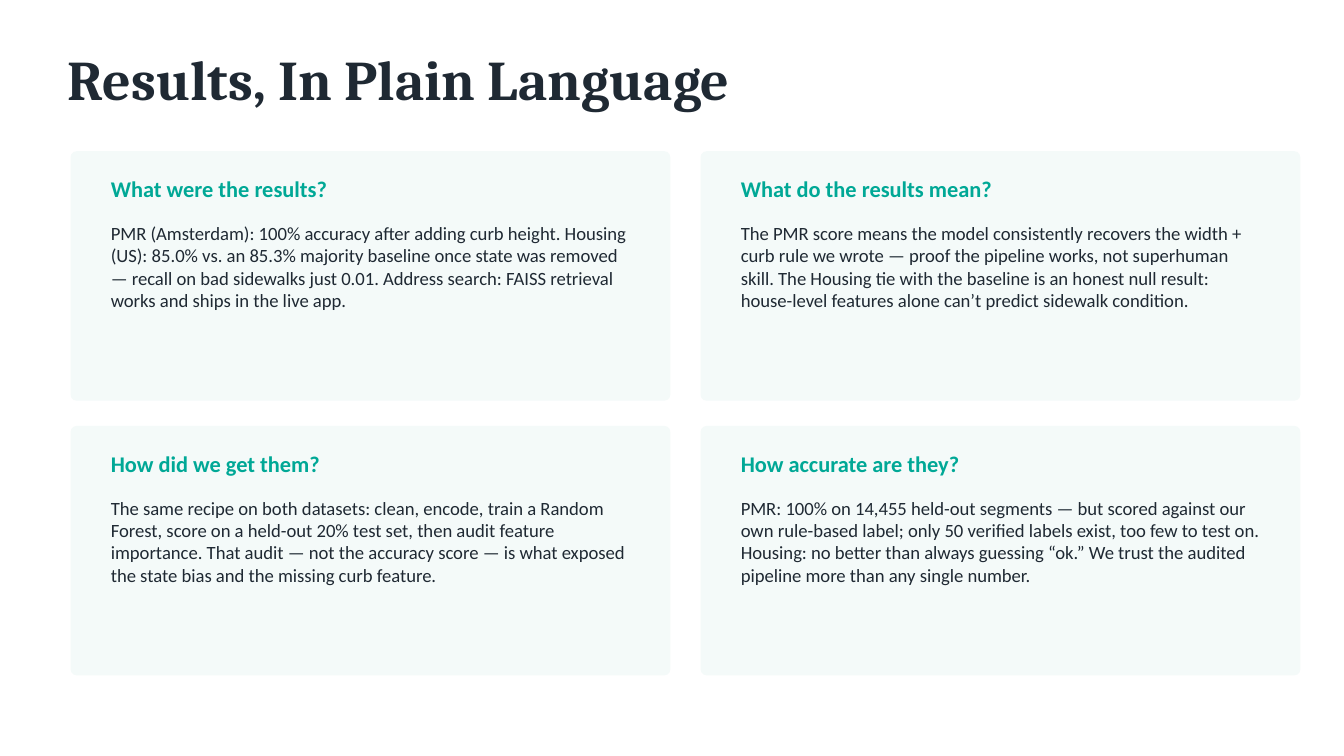
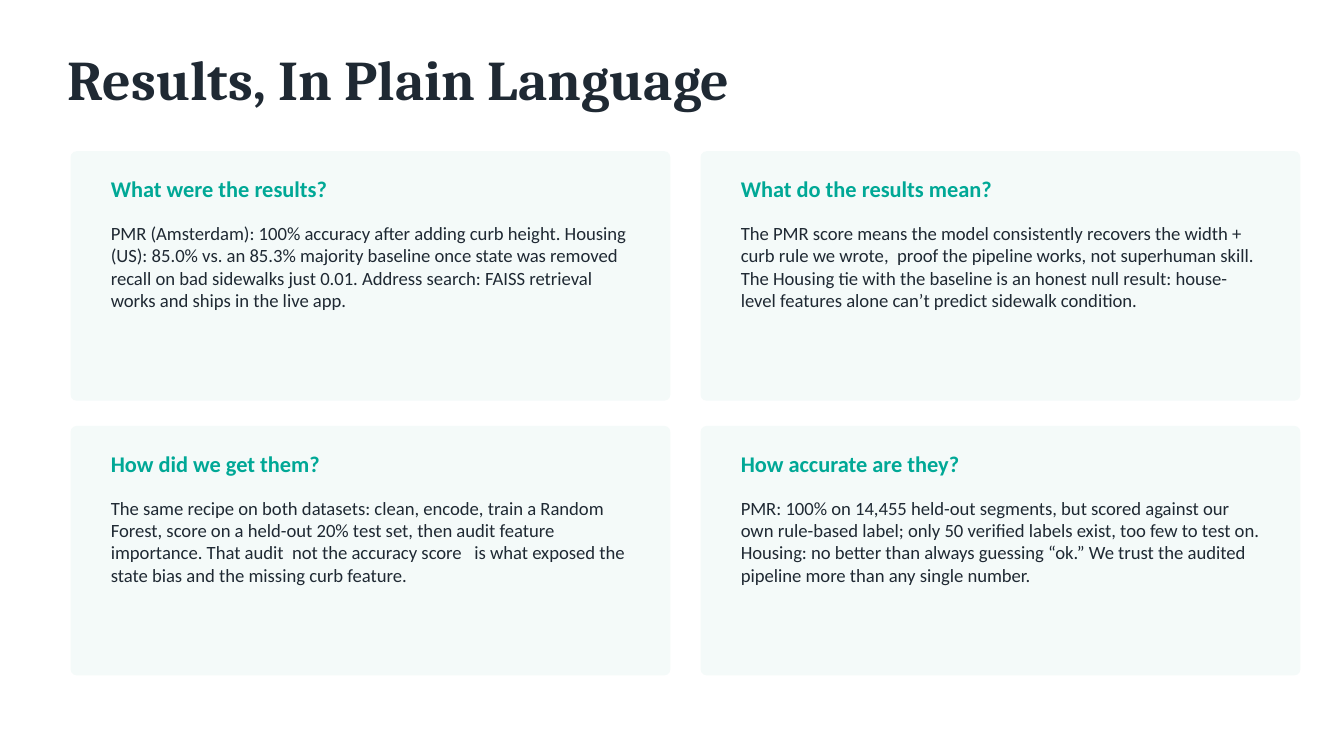
Before and after one commit to zhang-systems/ai4all-accessmap, a slide deck: slide 10 of reports/AccessMap_Final_Presentation.pptx (slide 11 before the commit). Drawn at 1344x756 pixels with LibreOffice and Linux fonts; fonts in the diff are those of the drawing; background and template pictures are left out. Boxes give left, top, right and bottom in pixels: in the first picture for what was removed or moved away, otherwise in the second. Text is boxed around its words. In the diff, an @@ line names an element or a change of style, - is before the commit and + after.

```diff
--- a/reports/AccessMap_Final_Presentation.pptx
+++ b/reports/AccessMap_Final_Presentation.pptx
@@ text at (111, 226, 626, 310): text changed @@
-PMR (Amsterdam): 100% accuracy after adding curb height. Housing (US): 85.0% vs. an 85.3% majority baseline once state was removed — recall on bad sidewalks just 0.01. Address search: FAISS retrieval works and ships in the live app.
+PMR (Amsterdam): 100% accuracy after adding curb height. Housing (US): 85.0% vs. an 85.3% majority baseline once state was removed recall on bad sidewalks just 0.01. Address search: FAISS retrieval works and ships in the live app.
@@ text at (741, 227, 1253, 310): text changed @@
-The PMR score means the model consistently recovers the width + curb rule we wrote — proof the pipeline works, not superhuman skill. The Housing tie with the baseline is an honest null result: house-level features alone can’t predict sidewalk condition.
+The PMR score means the model consistently recovers the width + curb rule we wrote, proof the pipeline works, not superhuman skill. The Housing tie with the baseline is an honest null result: house-level features alone can’t predict sidewalk condition.
@@ text at (111, 502, 624, 585): text changed @@
-The same recipe on both datasets: clean, encode, train a Random Forest, score on a held-out 20% test set, then audit feature importance. That audit — not the accuracy score — is what exposed the state bias and the missing curb feature.
+The same recipe on both datasets: clean, encode, train a Random Forest, score on a held-out 20% test set, then audit feature importance. That audit not the accuracy score is what exposed the state bias and the missing curb feature.
@@ text at (741, 502, 1259, 585): text changed @@
-PMR: 100% on 14,455 held-out segments — but scored against our own rule-based label; only 50 verified labels exist, too few to test on. Housing: no better than always guessing “ok.” We trust the audited pipeline more than any single number.
+PMR: 100% on 14,455 held-out segments, but scored against our own rule-based label; only 50 verified labels exist, too few to test on. Housing: no better than always guessing “ok.” We trust the audited pipeline more than any single number.
```
Also in this commit, not shown: 12 other slides changed, 1 other file.
